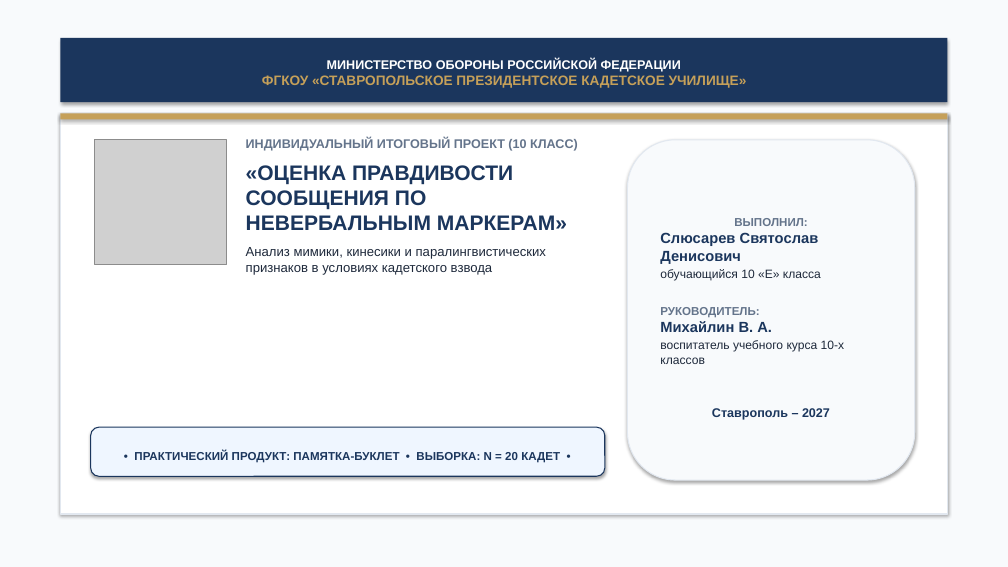
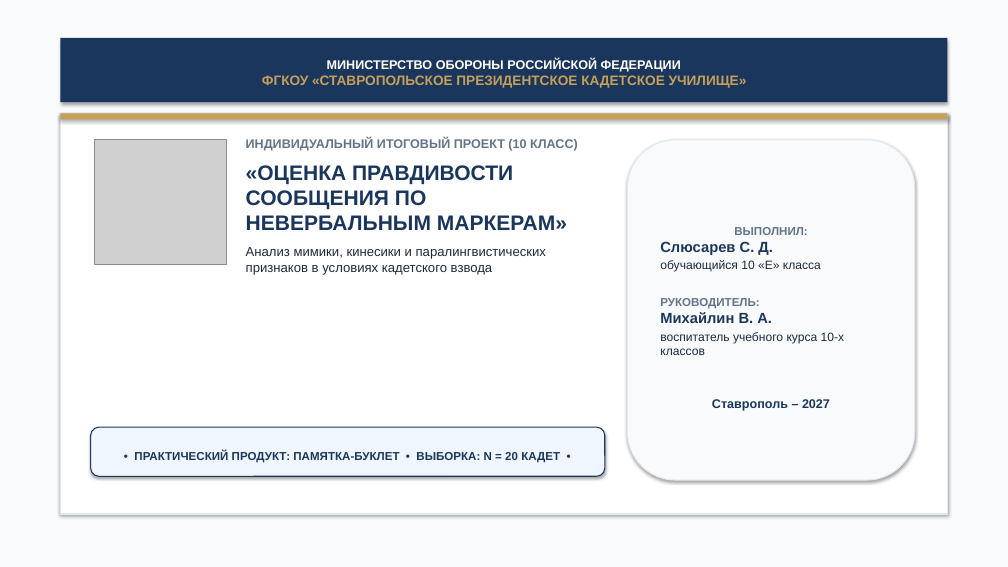
Before and after one commit to zvladislavkozyrevz-maker/Proekt-Svyata, a slide deck: slide 1 of Презентация_Слюсарев_С_Д_Оценка_правдивости_сообщения.pptx. Drawn at 1008x567 pixels with LibreOffice and Linux fonts; fonts in the diff are those of the drawing; grey boxes stand for pictures. Boxes give left, top, right and bottom in pixels: in the first picture for what was removed or moved away, otherwise in the second. Text is boxed around its words. In the diff, an @@ line names an element or a change of style, - is before the commit and + after.

Commit message:
Replace author with 'Слюсарев С. Д.' in all document metadata and text

```diff
--- a/Презентация_Слюсарев_С_Д_Оценка_правдивости_сообщения.pptx
+++ b/Презентация_Слюсарев_С_Д_Оценка_правдивости_сообщения.pptx
@@ text in rounded rectangle at (x1=660, y1=241, x2=773, y2=255): text changed @@
-Слюсарев Святослав Денисович
+Слюсарев С. Д.
```
Also in this commit, not shown: 14 other files.
